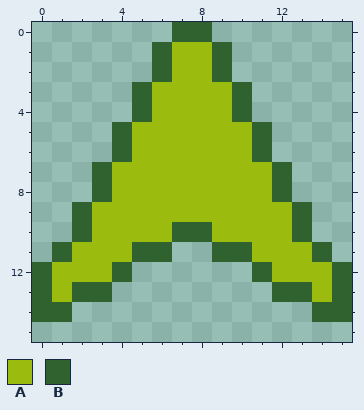
One commit to this pixel-art file: Sprites/Player/PlayerShip1.aseprite. The picture above was drawn from the file before the commit.
16x16 pixels, 1 frame.
Palette (. is transparent): A #9bbc0f  B #306230
Pixels before, first column x 0:
 0 .......BB.......
 1 ......BAAB......
 2 ......BAAB......
 3 .....BAAAAB.....
 4 .....BAAAAB.....
 5 ....BAAAAAAB....
 6 ....BAAAAAAB....
 7 ...BAAAAAAAAB...
 8 ...BAAAAAAAAB...
 9 ..BAAAAAAAAAAB..
10 ..BAAAABBAAAAB..
11 .BAAABB..BBAAAB.
12 BAAAB......BAAAB
13 BABB........BBAB
14 BB............BB
The result:
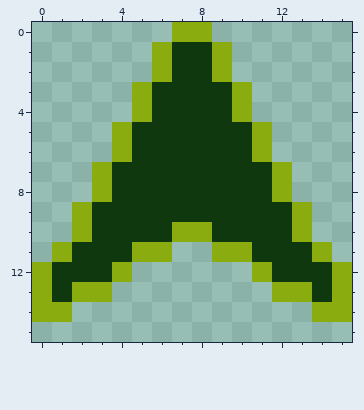
Diff:
{"colour":"A","old":"#9bbc0f","new":"#0f380f"}
{"colour":"B","old":"#306230","new":"#8bac0f"}
{"label":"changed","picture_box":[32,22,352,322]}
